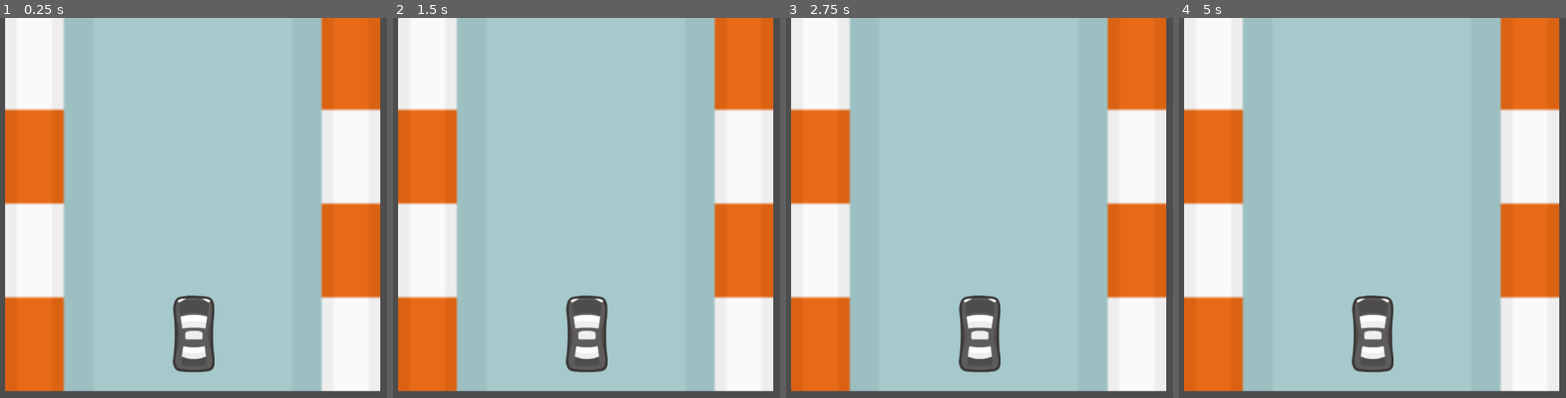
Above: before the commit, frames 1-4 (left to right).
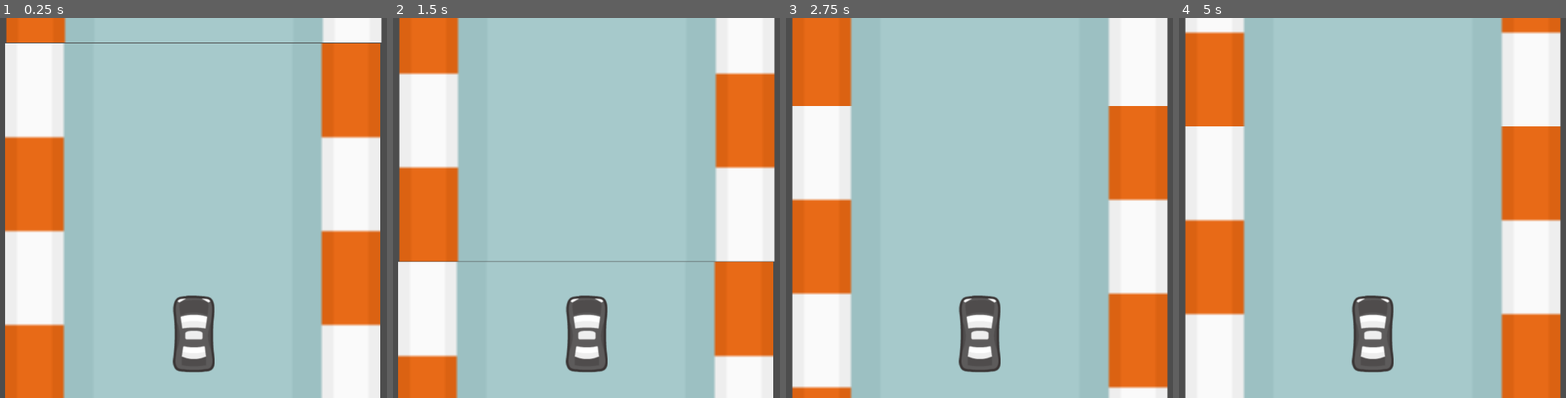
Above: after the commit, the same moments.

Repository: sid-the-loser/lecture-8-gde
Game: Godot game, scene res://scenes/main.tscn
Two runs of this game, one before a commit and one after it. Both use one fixed random seed, a clock stepped at 60 frames per second and the inputs below. Before the commit the project has no main scene; this scene is started directly in both runs.
Inputs:
- Up to frame 1 (0.25 s): no input
- Up to frame 2 (1.5 s): no input
- Up to frame 3 (2.75 s): no input
- Up to frame 4 (5 s): no input

The runs differ from the first frame. In frame 1, 11% of the frame differs, in the area x 1-99%, y 0-100%; in frame 2, 22%; in frame 3, 32%; in frame 4, 28%.

Commit message:
Update project files and implement game functionality
- Added Godot project configuration and main scene structure.
- Implemented GameManager for handling quit action.
- Enhanced Car script with autopilot functionality.
- Adjusted scene node hierarchy for better organization.

Diff:
--- a/project.godot
+++ b/project.godot
@@ -11,8 +11,13 @@
 [application]
 
 config/name="Lecture 8 GDE"
+run/main_scene="uid://b6u1e3qp2mvus"
 config/features=PackedStringArray("4.5", "Forward Plus")
 config/icon="res://icon.svg"
+
+[autoload]
+
+GameManager="*res://scripts/game_manager.gd"
 
 [input]
 
@@ -33,3 +38,8 @@
 "events": [Object(InputEventKey,"resource_local_to_scene":false,"resource_name":"","device":-1,"window_id":0,"alt_press …(191 unchanged characters)…
 ]
 }
+quit={
+"deadzone": 0.2,
+"events": [Object(InputEventKey,"resource_local_to_scene":false,"resource_name":"","device":-1,"window_id":0,"alt_pressed":false,"shift_pressed":false,"ctrl_pressed":false,"meta_pressed":false,"pressed":false,"keycode":0,"physical_keycode":4194305,"key_label":0,"unicode":0,"location":0,"echo":false,"script":null)
+]
+}
--- a/scenes/main.tscn
+++ b/scenes/main.tscn
@@ -5,7 +5,7 @@
 
 [node name="Main" type="Node2D"]
 
-[node name="World" type="Node2D" parent="."]
+[node name="World" type="Node" parent="."]
 
 [node name="RoadAsphalt01" type="Sprite2D" parent="World"]
 position = Vector2(-1.9999847, -222.5)
@@ -27,7 +27,9 @@
 scale = Vector2(5, 5)
 texture = ExtResource("1_0wfyh")
 
-[node name="Car" parent="." instance=ExtResource("1_o5qli")]
+[node name="Cars" type="Node" parent="."]
 
-[node name="Camera2D" type="Camera2D" parent="Car"]
+[node name="Car" parent="Cars" instance=ExtResource("1_o5qli")]
+
+[node name="Camera2D" type="Camera2D" parent="Cars/Car"]
 position = Vector2(0, -215)
--- a/scripts/car.gd
+++ b/scripts/car.gd
@@ -7,9 +7,16 @@
 
 var mov_direction: Vector2 = Vector2.ZERO
 
+var auto_pilot_direction: Vector2 = Vector2(0, -1)
+
 func _process(delta: float) -> void:
 	if player_controlled:
 		pass
 
+	else:
+		mov_direction = auto_pilot_direction * max_speed
+
 func _physics_process(delta: float) -> void:
-	pass
+	velocity = velocity.lerp(mov_direction, acceleration * delta)
+
+	move_and_slide()
--- /dev/null
+++ b/scripts/game_manager.gd
@@ -0,0 +1,5 @@
+extends Node
+
+func _process(delta: float) -> void:
+	if Input.is_action_pressed("quit"):
+		get_tree().quit(0)
Not shown, added: scripts/game_manager.gd.uid
Not shown, changed: README.md
